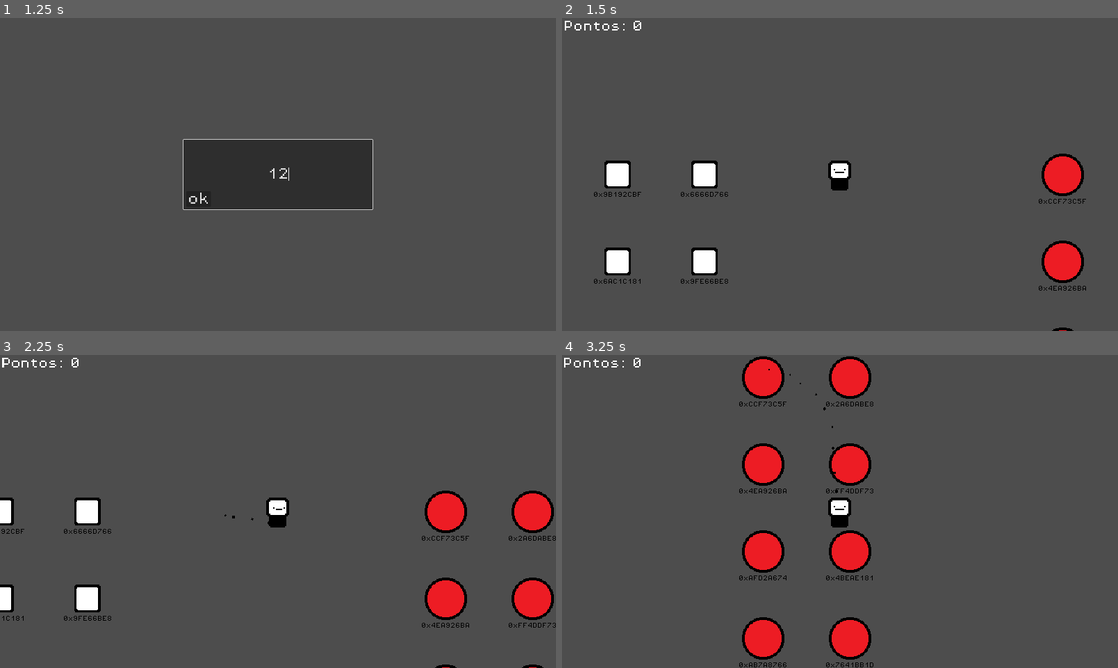
Above: before the commit, frames 1-4 (two rows, left to right).
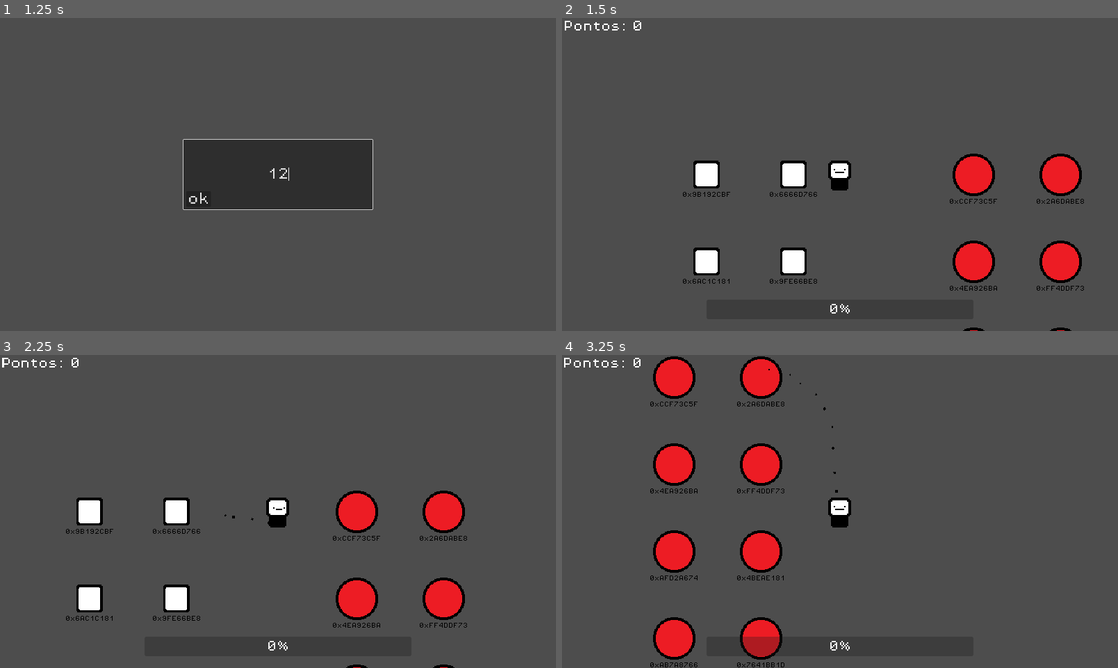
Above: after the commit, the same moments.

Repository: hugobiella/bit-memory
Game: Godot game, scene res://scenes/game.tscn
Same seed, same stepped clock (60 frames per second), same inputs: the game is played once before the commit and once after it.
Inputs (mouse positions are in pixels of both pictures, inside the frame that each line leads up to):
- Up to frame 1 (1.25 s): click (278, 174) at 0.52 s; type "12" at 0.6 s
- Up to frame 2 (1.5 s): click "ok" at 1.25 s
- Up to frame 3 (2.25 s): tap Enter at 2 s; hold D (move_right) from 2.03 s (still down); hold E (interact) from 2.03 s (still down)
- Up to frame 4 (3.25 s): release D (move_right) at 2.78 s; release E (interact) at 2.78 s; hold S (move_down) from 2.78 s (still down); tap E (interact) at 2.85 s

Frame 1 is identical in both runs. In frame 2, 4.5% of the frame differs, in the area x 5-95%, y 43-100%; in frame 3, 5.8%; in frame 4, 8.2%, in the area x 15-56%, y 0-100%.

Commit message:
progress bar first changes

Diff:
--- a/new-game-project/project.godot
+++ b/new-game-project/project.godot
@@ -13,7 +13,7 @@
 config/name="bitmemory"
 run/main_scene="res://scenes/game.tscn"
 config/features=PackedStringArray("4.3", "Forward Plus")
-config/icon="res://sprites/icon.svg"
+config/icon="res://assets/sprites/icon.svg"
 
 [autoload]
 
--- a/new-game-project/scenes/effects/walking.gd
+++ b/new-game-project/scenes/effects/walking.gd
@@ -1,9 +1,9 @@
 extends Node2D
 
-@onready var particles = $CPUParticles2D  # Referência ao nó de partículas
+@onready var particles = $CPUParticles2D
 
 func _ready():
-	particles.emitting = false  # Certifique-se de que as partículas estão desativadas no início
+	particles.emitting = false
 
 func start_particles():
 	particles.emitting = true
--- a/new-game-project/scenes/game.tscn
+++ b/new-game-project/scenes/game.tscn
@@ -1,10 +1,12 @@
-[gd_scene load_steps=6 format=3 uid="uid://c2s5725v4o3c8"]
+[gd_scene load_steps=8 format=3 uid="uid://c2s5725v4o3c8"]
 
 [ext_resource type="PackedScene" uid="uid://dpf6de5imqxlt" path="res://scenes/player.tscn" id="1_1hgf2"]
-[ext_resource type="Script" path="res://scenes/game.gd" id="1_fpu7j"]
+[ext_resource type="Script" path="res://scripts/game.gd" id="1_fpu7j"]
 [ext_resource type="Script" path="res://scripts/score_label.gd" id="3_0qtxr"]
 [ext_resource type="PackedScene" uid="uid://bf2r4iw1hqxy7" path="res://scenes/package_generator.tscn" id="3_xmbt7"]
 [ext_resource type="PackedScene" uid="uid://cscqtspqth4ol" path="res://scenes/score_generator.tscn" id="4_00sjm"]
+[ext_resource type="FontFile" uid="uid://chocn6vghi480" path="res://assets/PixelOperator8.ttf" id="6_3ty46"]
+[ext_resource type="Script" path="res://scripts/progress_bar.gd" id="7_uax86"]
 
 [node name="game" type="Node2D"]
 script = ExtResource("1_fpu7j")
@@ -23,8 +25,17 @@
 text = "Pontos: 0"
 script = ExtResource("3_0qtxr")
 
+[node name="ProgressBar" type="ProgressBar" parent="player/Camera2D"]
+offset_left = -384.0
+offset_top = 360.0
+offset_right = 384.0
+offset_bottom = 416.0
+theme_override_fonts/font = ExtResource("6_3ty46")
+theme_override_font_sizes/font_size = 32
+script = ExtResource("7_uax86")
+
 [node name="PackageGenerator3" parent="." instance=ExtResource("3_xmbt7")]
-position = Vector2(-320, 0)
+position = Vector2(-192, 0)
 
 [node name="ScoreGenerator" parent="." instance=ExtResource("4_00sjm")]
-position = Vector2(320, 0)
+position = Vector2(192, 0)
--- a/new-game-project/scenes/package.tscn
+++ b/new-game-project/scenes/package.tscn
@@ -1,7 +1,7 @@
 [gd_scene load_steps=6 format=3 uid="uid://bklt6cfemsgv6"]
 
 [ext_resource type="Script" path="res://scripts/package.gd" id="1_2c8g6"]
-[ext_resource type="Texture2D" uid="uid://cva6u1jpy8iyn" path="res://sprites/pacote.png" id="2_8jrjx"]
+[ext_resource type="Texture2D" uid="uid://cva6u1jpy8iyn" path="res://assets/sprites/pacote.png" id="2_8jrjx"]
 [ext_resource type="PackedScene" uid="uid://by3b7uqdik7jo" path="res://scenes/interaction_area.tscn" id="2_dahv1"]
 
 [sub_resource type="RectangleShape2D" id="RectangleShape2D_m7ge7"]
--- a/new-game-project/scenes/player.tscn
+++ b/new-game-project/scenes/player.tscn
@@ -1,11 +1,11 @@
 [gd_scene load_steps=15 format=3 uid="uid://dpf6de5imqxlt"]
 
 [ext_resource type="Script" path="res://scripts/player.gd" id="1_1ccxg"]
-[ext_resource type="Texture2D" uid="uid://ci40ysqtk0yyq" path="res://sprites/idle.png" id="2_g6g23"]
-[ext_resource type="Texture2D" uid="uid://86oqyjf4m56c" path="res://sprites/run_down.png" id="3_gnyn7"]
-[ext_resource type="Texture2D" uid="uid://cbawhon7bvn24" path="res://sprites/run_left.png" id="4_1725w"]
-[ext_resource type="Texture2D" uid="uid://cmx7nce6fpxe8" path="res://sprites/run_right.png" id="5_0qndy"]
-[ext_resource type="Texture2D" uid="uid://533alli5r1v0" path="res://sprites/run_up.png" id="6_mwa1j"]
+[ext_resource type="Texture2D" uid="uid://ci40ysqtk0yyq" path="res://assets/sprites/idle.png" id="2_g6g23"]
+[ext_resource type="Texture2D" uid="uid://86oqyjf4m56c" path="res://assets/sprites/run_down.png" id="3_gnyn7"]
+[ext_resource type="Texture2D" uid="uid://cbawhon7bvn24" path="res://assets/sprites/run_left.png" id="4_1725w"]
+[ext_resource type="Texture2D" uid="uid://cmx7nce6fpxe8" path="res://assets/sprites/run_right.png" id="5_0qndy"]
+[ext_resource type="Texture2D" uid="uid://533alli5r1v0" path="res://assets/sprites/run_up.png" id="6_mwa1j"]
 [ext_resource type="PackedScene" uid="uid://dud7y3o87pqwc" path="res://scenes/effects/walking.tscn" id="7_adby6"]
 
 [sub_resource type="RectangleShape2D" id="RectangleShape2D_2qd0c"]
--- a/new-game-project/scenes/score_area.tscn
+++ b/new-game-project/scenes/score_area.tscn
@@ -1,8 +1,8 @@
 [gd_scene load_steps=6 format=3 uid="uid://e1hitv2dch32"]
 
 [ext_resource type="Script" path="res://scripts/score_area.gd" id="1_dbb75"]
-[ext_resource type="Texture2D" uid="uid://b4lw2sc5be02j" path="res://sprites/area.png" id="1_m6upy"]
-[ext_resource type="Texture2D" uid="uid://m35phn67grif" path="res://sprites/area_check.png" id="2_rxk41"]
+[ext_resource type="Texture2D" uid="uid://b4lw2sc5be02j" path="res://assets/sprites/area.png" id="1_m6upy"]
+[ext_resource type="Texture2D" uid="uid://m35phn67grif" path="res://assets/sprites/area_check.png" id="2_rxk41"]
 [ext_resource type="PackedScene" uid="uid://cl5u6lvv782y0" path="res://scenes/effects/explosion.tscn" id="3_sfytd"]
 
 [sub_resource type="CircleShape2D" id="CircleShape2D_igsav"]
--- a/new-game-project/scenes/score_generator.tscn
+++ b/new-game-project/scenes/score_generator.tscn
@@ -1,6 +1,6 @@
 [gd_scene load_steps=3 format=3 uid="uid://cscqtspqth4ol"]
 
-[ext_resource type="Script" path="res://scenes/score_generator.gd" id="1_hufsk"]
+[ext_resource type="Script" path="res://scripts/score_generator.gd" id="1_hufsk"]
 [ext_resource type="PackedScene" uid="uid://e1hitv2dch32" path="res://scenes/score_area.tscn" id="2_5hg43"]
 
 [node name="ScoreGenerator" type="Node2D"]
--- a/new-game-project/scenes/ui/input_manager.gd
+++ b/new-game-project/scenes/ui/input_manager.gd
@@ -3,5 +3,4 @@
 func _on_button_pressed():
 	var input_text = $LineEdit.text.strip_edges()
 	Globals.amount_to_generate = int(input_text)
-	print("Amount to generate: %d" % Globals.amount_to_generate)
 	get_tree().current_scene._on_input_received(Globals.amount_to_generate)
--- a/new-game-project/scripts/globals.gd
+++ b/new-game-project/scripts/globals.gd
@@ -12,4 +12,3 @@
 
 func add_points(points):
 	score += points
-	print("points: ", score)
--- a/new-game-project/scripts/player.gd
+++ b/new-game-project/scripts/player.gd
@@ -37,7 +37,7 @@
 					pickup_offset = Vector2(0, 90)
 				else:
 					sprite.play("run_up")
-					pickup_offset = Vector2(0, -90)
+					pickup_offset = Vector2(0, -110)
 
 func apply_movement(amount) -> void:
 	velocity += amount
--- /dev/null
+++ b/new-game-project/scripts/progress_bar.gd
@@ -0,0 +1,7 @@
+extends ProgressBar
+
+func _ready():
+	pass
+
+func _process(delta):
+	value = Globals.score
--- a/new-game-project/scripts/score_area.gd
+++ b/new-game-project/scripts/score_area.gd
@@ -10,8 +10,8 @@
 	label.position.y = 70
 	label.position.x = -70
 	label.show()
-	uncheck_sprite.visible = false   # Certifique-se de que uncheck está visível
-	check_sprite.visible = true      # Verifique que check está escondido inicialmente
+	uncheck_sprite.visible = false
+	check_sprite.visible = true
 	var physical_address = get_random_physical_address()
 	label.text = "0x%X" % physical_address
 
@@ -26,7 +26,7 @@
 		if virtual_offset == physical_offset:
 			explosion.explode()
 			Globals.package_exploded = true
-			Globals.add_points(10)
+			Globals.add_points(1)
 			print("deleting package...")
 			Globals.being_carried = false
 			body.queue_free()
Renamed: new-game-project/sprites/area.png -> new-game-project/assets/sprites/area.png
Not shown, changed: new-game-project/assets/sprites/area.png.import
Renamed: new-game-project/sprites/area_check.png -> new-game-project/assets/sprites/area_check.png
Not shown, changed: new-game-project/assets/sprites/area_check.png.import
Renamed: new-game-project/sprites/icon.svg -> new-game-project/assets/sprites/icon.svg
Not shown, changed: new-game-project/assets/sprites/icon.svg.import
Renamed: new-game-project/sprites/icon2.svg -> new-game-project/assets/sprites/icon2.svg
Not shown, changed: new-game-project/assets/sprites/icon2.svg.import
Renamed: new-game-project/sprites/idle.png -> new-game-project/assets/sprites/idle.png
Not shown, changed: new-game-project/assets/sprites/idle.png.import
Renamed: new-game-project/sprites/pacote.png -> new-game-project/assets/sprites/pacote.png
Not shown, changed: new-game-project/assets/sprites/pacote.png.import
(and 10 more such lines)
